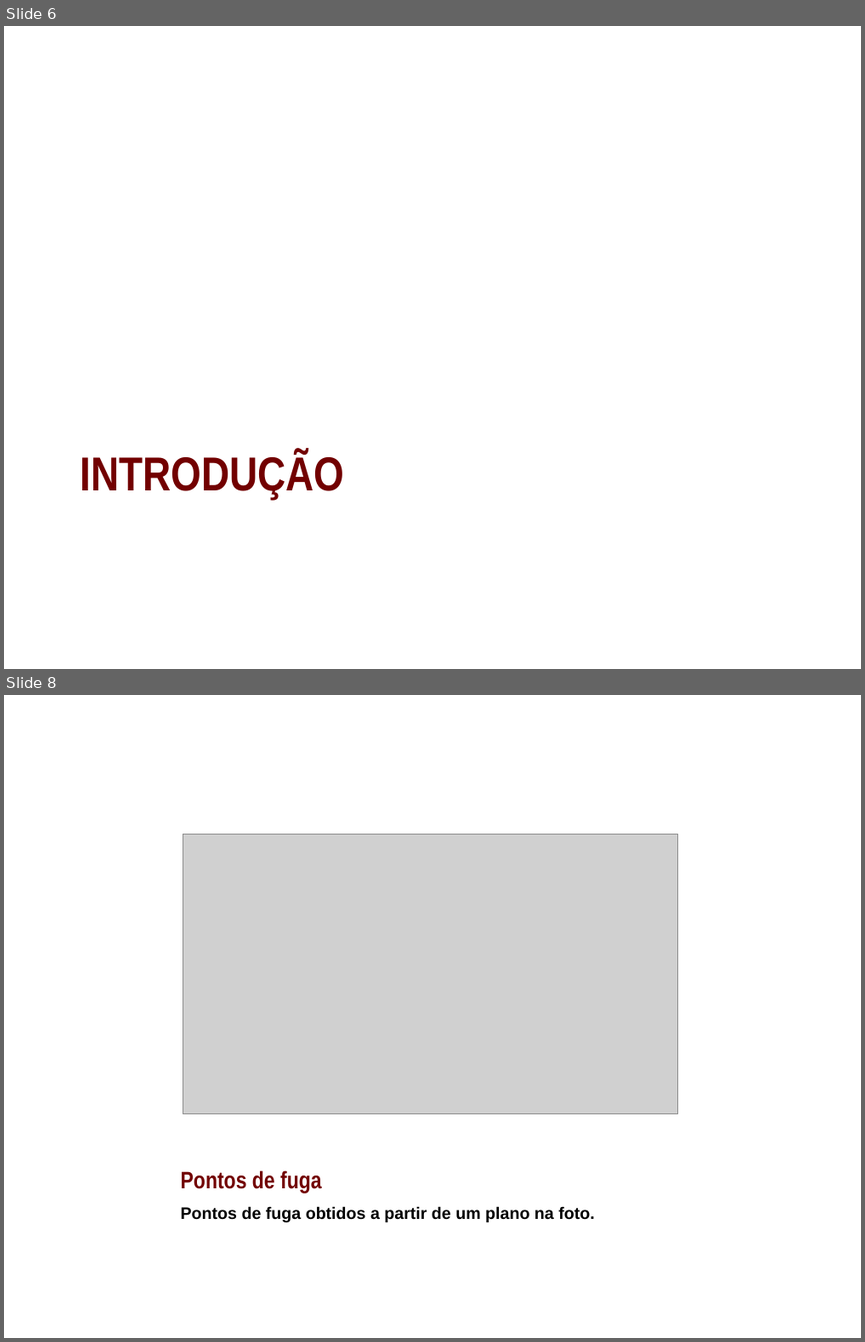
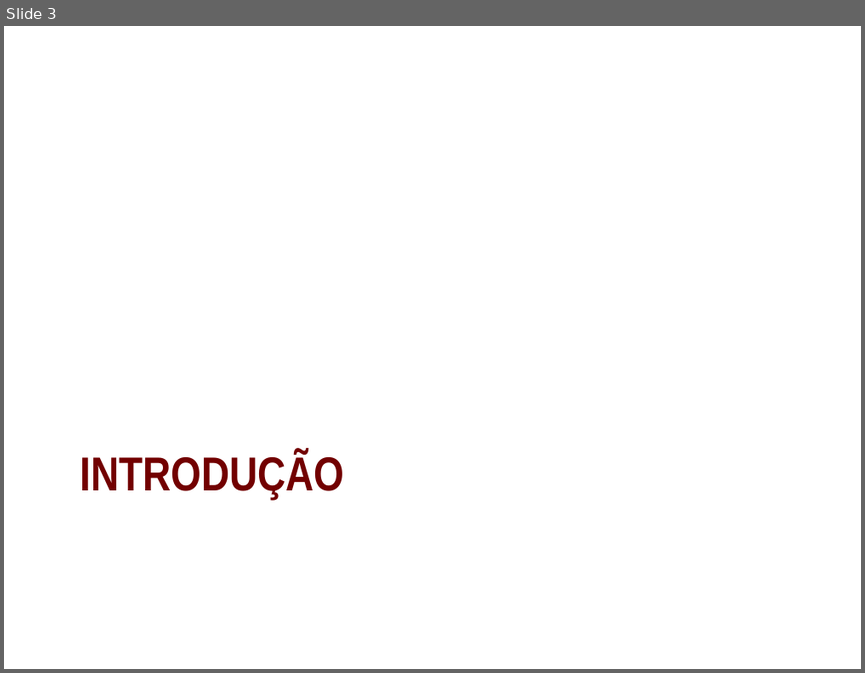
Before and after one commit to shannonyu/perspective-rectification, a slide deck: doc/pres.pptx. Shown one above the other, each under a label of ours: slides 6 and 8 before the commit, slide 3 after it; the slides between them are not shown. The pictures are 865x1342 and 865x673 pixels, drawn with LibreOffice and Linux fonts; fonts in the diff are those of the drawing; grey boxes stand for pictures; background and template pictures are left out. Boxes give left, top, right and bottom in pixels: in the first picture for what was removed or moved away, otherwise in the second. Text is boxed around its words. In the diff, an @@ line names an element or a change of style, - is before the commit and + after.

```diff
--- a/doc/pres.pptx
+++ b/doc/pres.pptx
@@ slide 8 removed at bbox=[4, 695, 861, 1338], background picture (left out) @@
@@ picture removed at bbox=[183, 834, 678, 1113] @@
@@ title removed at bbox=[181, 1170, 321, 1193] @@
-Pontos de fuga
@@ text removed at bbox=[181, 1206, 594, 1222] @@
-Pontos de fuga obtidos a partir de um plano na foto.
@@ what was slide 6 is now slide 3 @@
```
Also in this commit, not shown: 2 slides changed, 11 slides added, 1 other slide removed.
